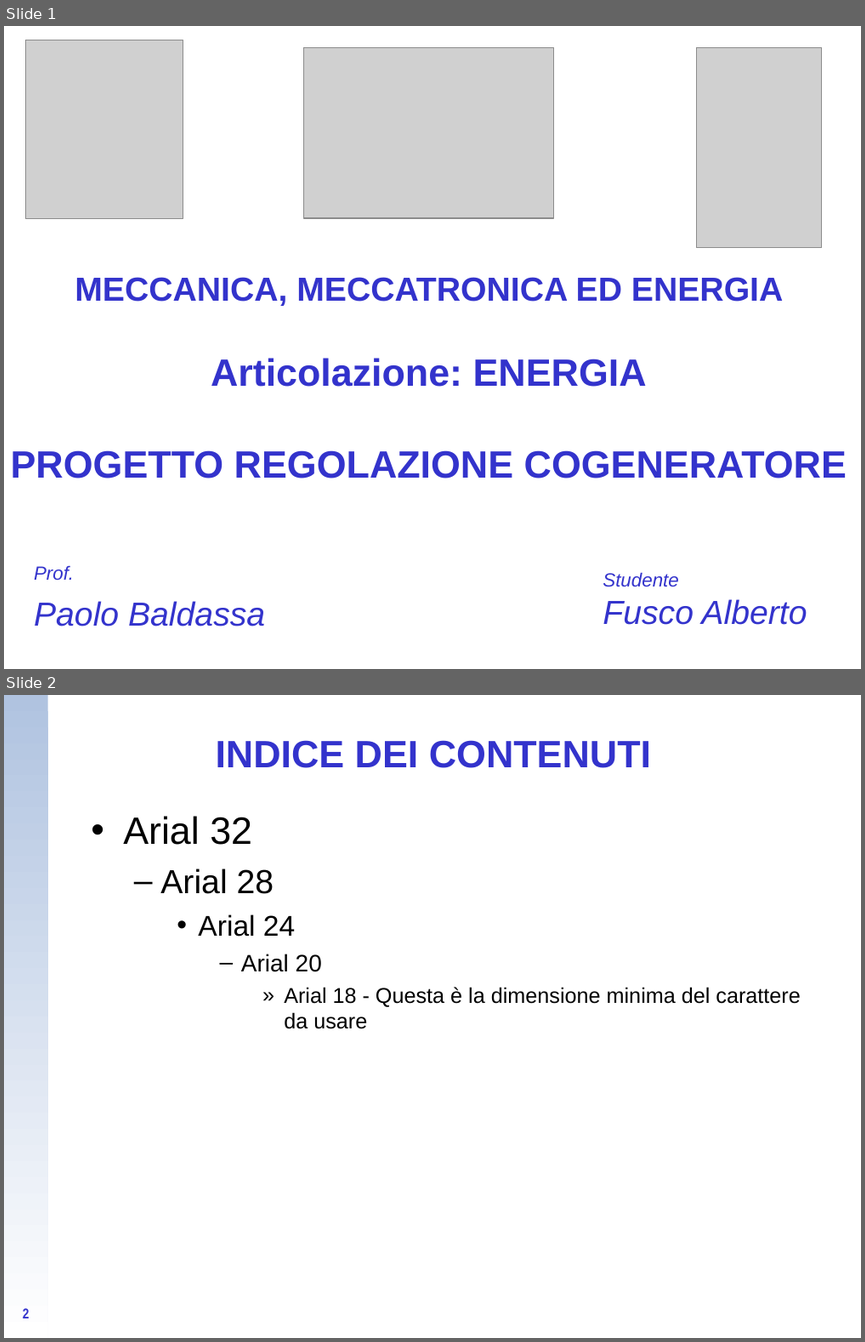
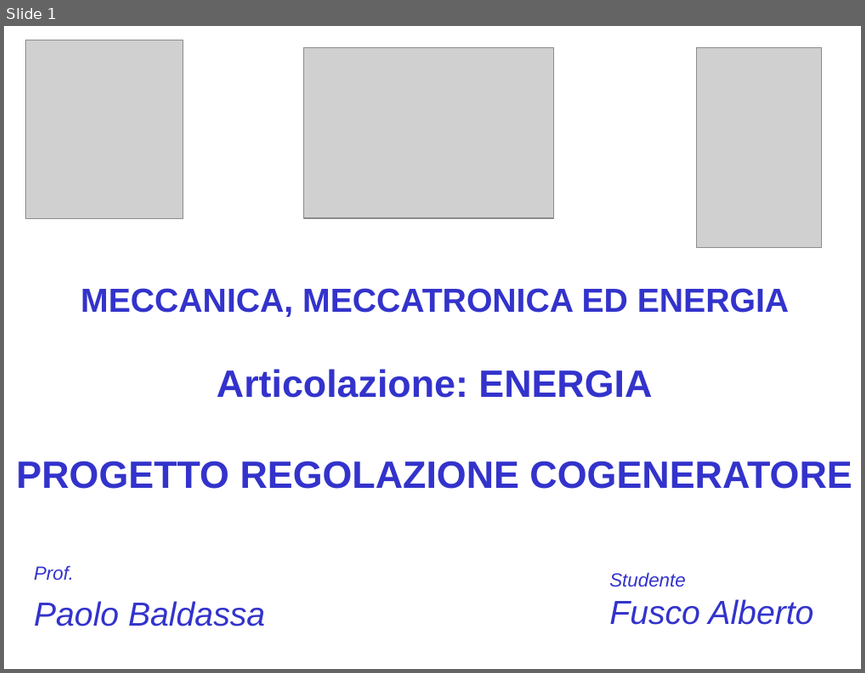
Before and after one commit to CampelloManuel/progetto-esame, a slide deck: tesina/Fusco Alberto.ppt. Shown one above the other, each under a label of ours: slides 1 and 2 before the commit, slide 1 after it. The pictures are 865x1342 and 865x673 pixels, drawn with LibreOffice and Linux fonts; fonts in the diff are those of the drawing; grey boxes stand for pictures; background and template pictures are left out. Boxes give left, top, right and bottom in pixels: in the first picture for what was removed or moved away, otherwise in the second. Text is boxed around its words. In the diff, an @@ line names an element or a change of style, - is before the commit and + after.

```diff
--- a/tesina/Fusco Alberto.ppt
+++ b/tesina/Fusco Alberto.ppt
@@ slide 2 removed at [4,695,861,1338], background picture (left out) @@
@@ rectangle removed at [4,695,47,1338] @@
@@ title removed at [216,740,651,768] @@
-INDICE DEI CONTENUTI
@@ text removed at [123,816,800,1029] @@
-• Arial 32
-  – Arial 28
-    • Arial 24
-      – Arial 20
-        » Arial 18 - Questa è la dimensione minima del carattere da usare
@@ page number removed at [23,1308,30,1318] @@
-2
@@ slide 1 changed as well @@
@@ text "MECCANICA, MECCATRONICA ED ENERGIA Articolazione: ...": place and size @@
-text "MECCANICA, MECCATRONICA ED ENERGIA Articolazione: ..." at [11,277,846,478]
+text "MECCANICA, MECCATRONICA ED ENERGIA Articolazione: ..." at [16,288,851,488]
@@ text "Studente": place and size @@
-text "Studente" at [602,572,806,624]
+text "Studente" at [609,572,813,624]
```
Also in this commit, not shown: 4 other slides changed, 5 slides added, 4 other slides removed.
